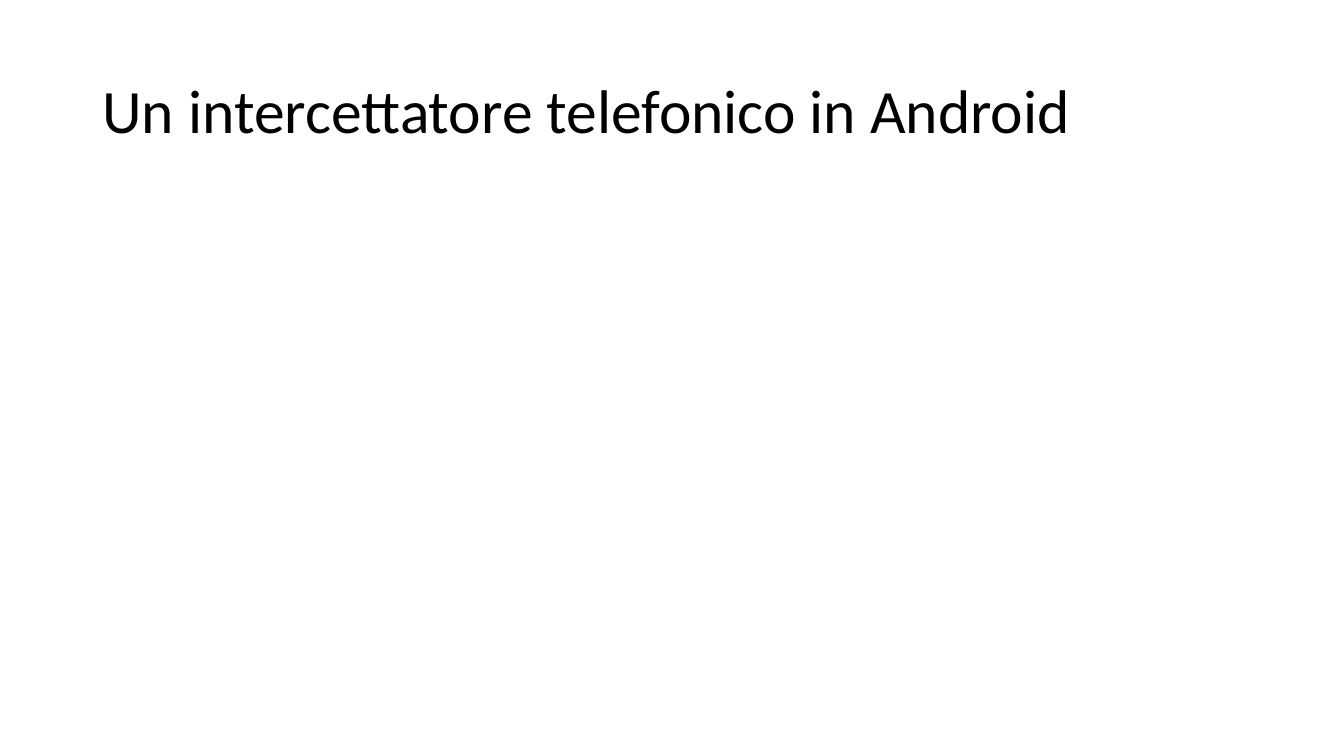
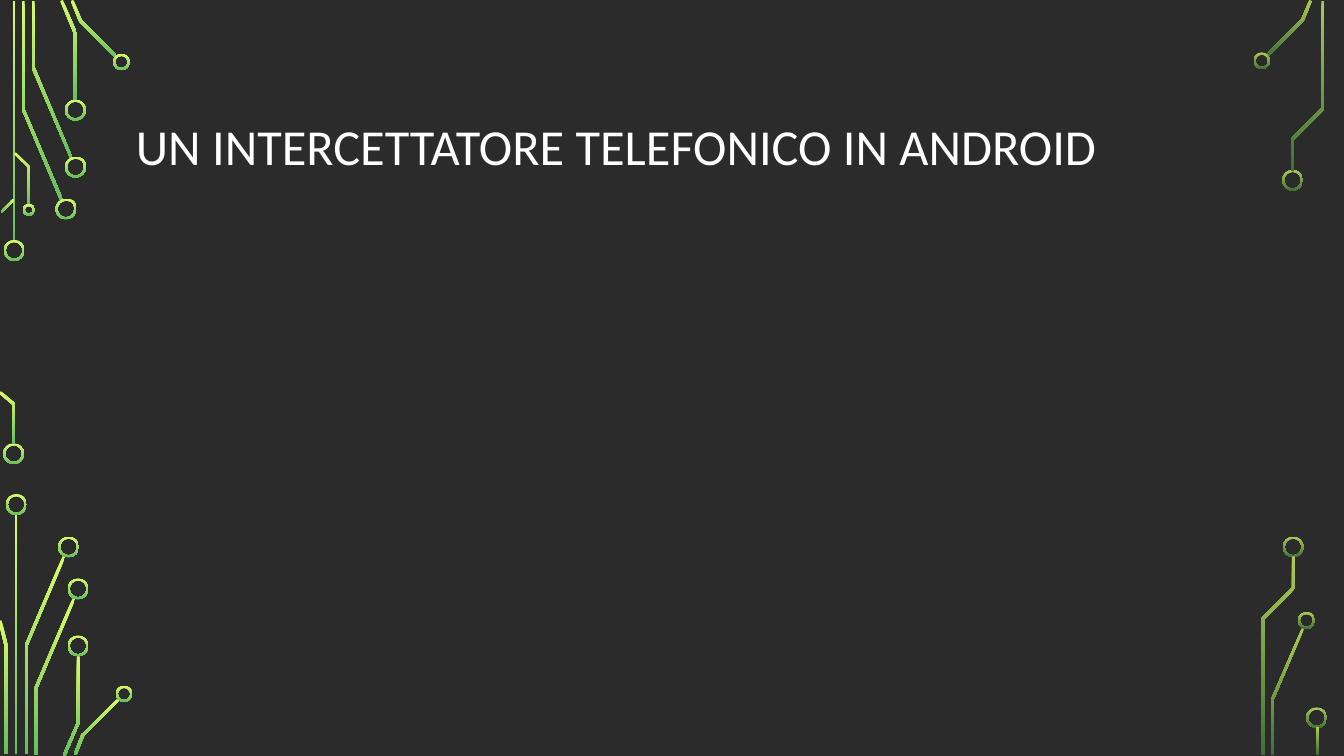
Before and after one commit to vinsan/TesiMagistrale, a slide deck: slide 9 of Le intercettazioni telefoniche in Android.odp. Drawn at 1344x756 pixels with LibreOffice and Linux fonts; fonts in the diff are those of the drawing; background and template pictures are left out; a plain dark background stands for a picture behind light text. Boxes give left, top, right and bottom in pixels: in the first picture for what was removed or moved away, otherwise in the second. Text is boxed around its words. In the diff, an @@ line names an element or a change of style, - is before the commit and + after.

```diff
--- a/Le intercettazioni telefoniche in Android.odp
+++ b/Le intercettazioni telefoniche in Android.odp
@@ background #FFFFFF to picture (left out) @@
@@ title at bbox=[136, 132, 1096, 166]: text changed; size 44 to 36 pt; text colour #000000 to #FFFFFF @@
-Un intercettatore telefonico in Android
+UN INTERCETTATORE TELEFONICO IN ANDROID
@@ group added at bbox=[0, 0, 1328, 756]: 36 freeform shapes @@
```
Also in this commit, not shown: 9 other slides changed, 2 slides added, 2 slides removed.
